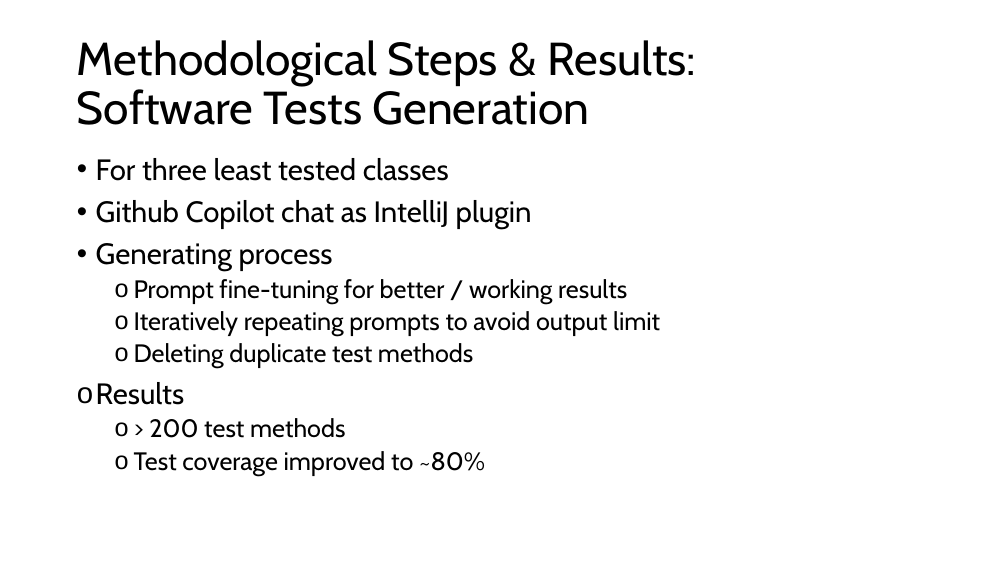
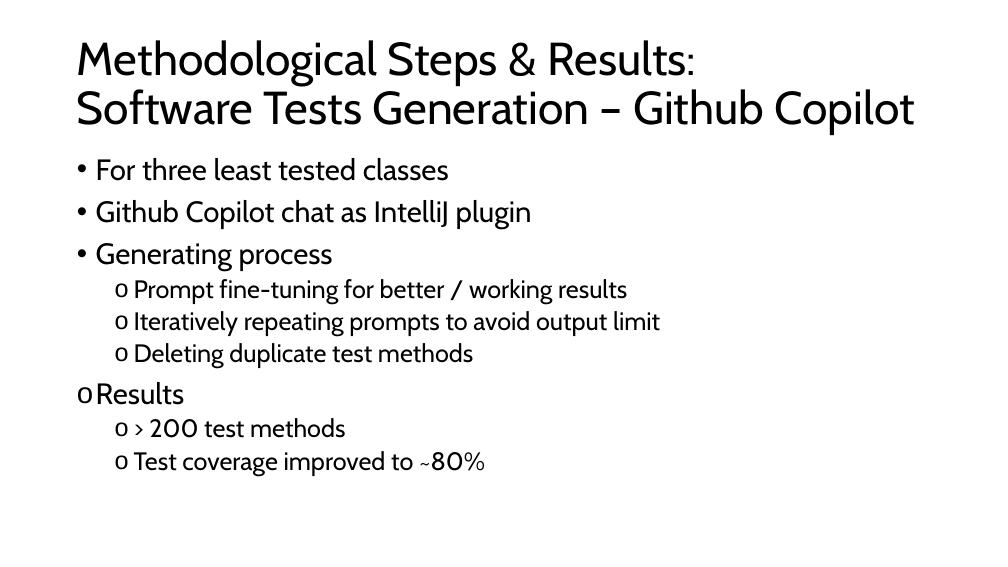
Before and after one commit to Erasmus-In-Salerno/presentation, a slide deck: slide 9 of Presentation_Sof_Dep_Project.pptx (slide 8 before the commit). Drawn at 1008x567 pixels with LibreOffice and Linux fonts; fonts in the diff are those of the drawing. Boxes give left, top, right and bottom in pixels: in the first picture for what was removed or moved away, otherwise in the second. Text is boxed around its words. In the diff, an @@ line names an element or a change of style, - is before the commit and + after.

```diff
--- a/Presentation_Sof_Dep_Project.pptx
+++ b/Presentation_Sof_Dep_Project.pptx
@@ title at (77, 40, 915, 135): text changed @@
-Methodological Steps & Results:
-Software Tests Generation
+Methodological Steps & Results:
+Software Tests Generation – Github Copilot
```
Also in this commit, not shown: 1 other slide changed, 1 slide added.
